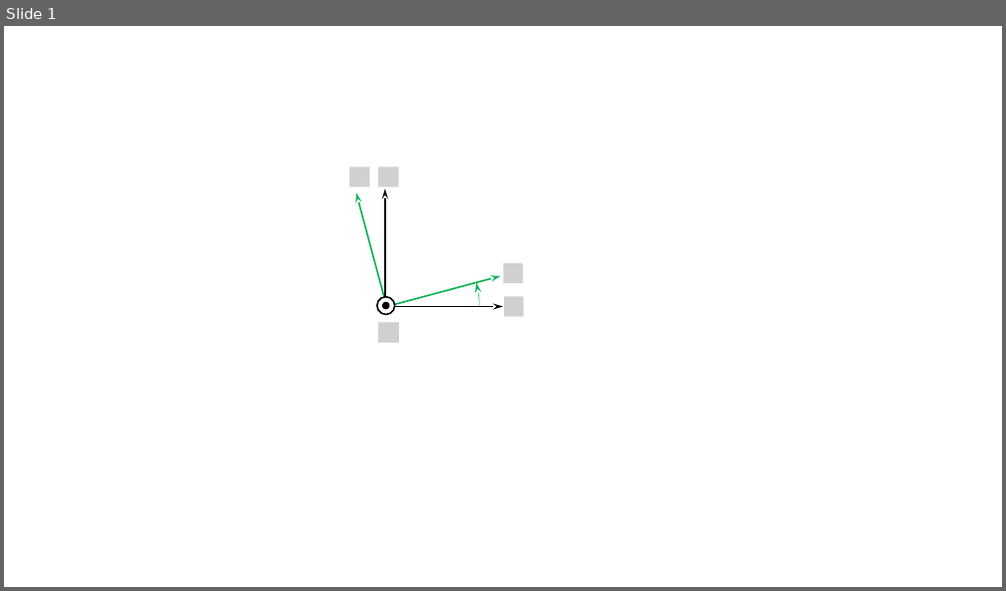
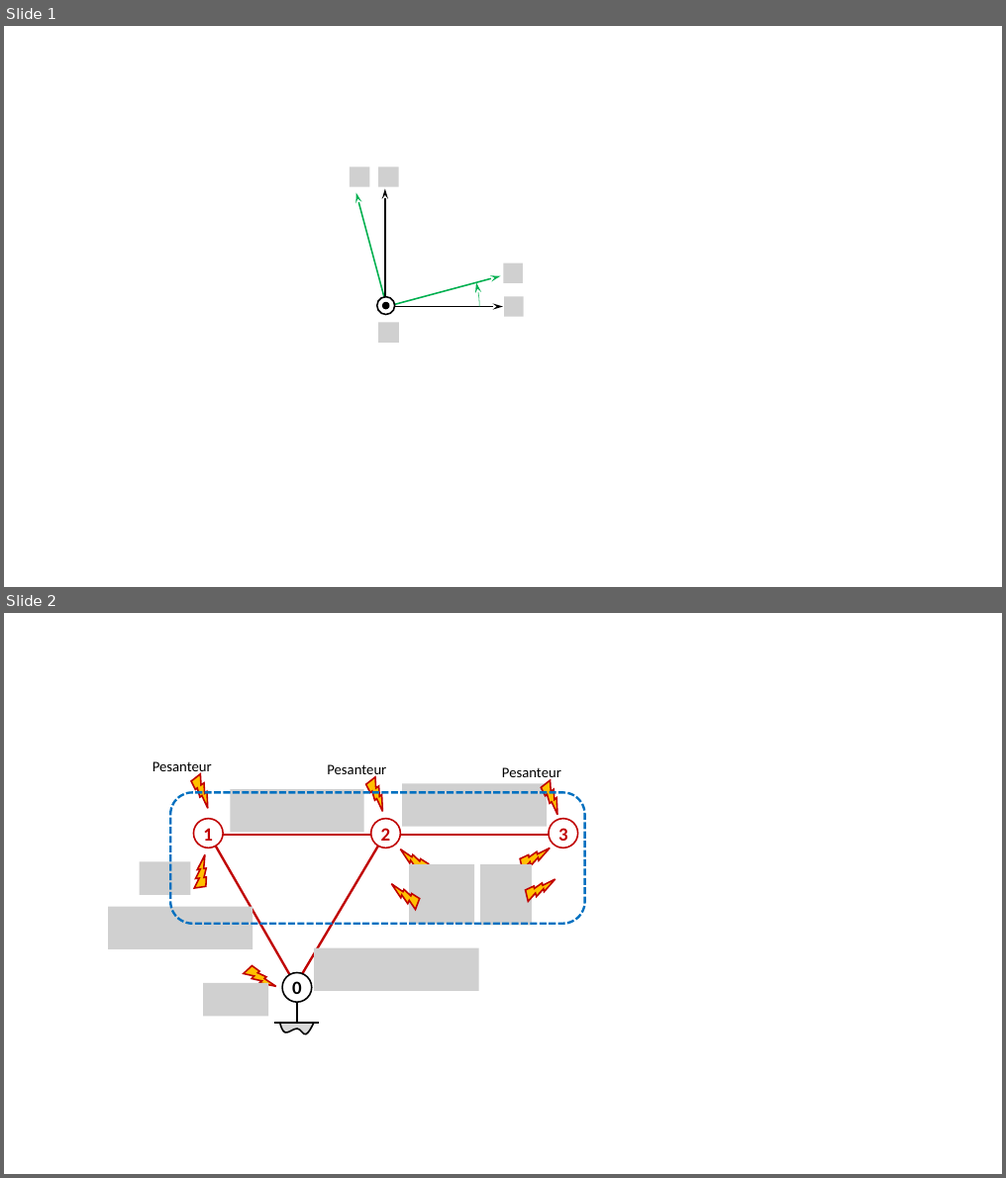
Before and after one commit to xpessoles/Sujets_Concours, a slide deck: 2006/CCMP/PSI_SI_Rugosimetre/images/Figures.pptx. Shown one above the other, each under a label of ours: slide 1 before the commit, slides 1 and 2 after it. The pictures are 1006x591 and 1006x1178 pixels, drawn with LibreOffice and Linux fonts; fonts in the diff are those of the drawing; grey boxes stand for pictures; background and template pictures are left out. Boxes give left, top, right and bottom in pixels: in the first picture for what was removed or moved away, otherwise in the second. Text is boxed around its words. In the diff, an @@ line names an element or a change of style, - is before the commit and + after.

```diff
--- a/2006/CCMP/PSI_SI_Rugosimetre/images/Figures.pptx
+++ b/2006/CCMP/PSI_SI_Rugosimetre/images/Figures.pptx
@@ slide 2 added at (4, 613, 1002, 1174), background #FFFFFF @@
@@ text added at (152, 761, 212, 776), 14 pt, text #000000 @@
+Pesanteur
@@ lightning bolt added at (183, 772, 220, 809), fill #FFC000, outline #C00000 1.5 pt @@
@@ picture added at (230, 789, 364, 833) @@
@@ text added at (327, 764, 386, 779), 14 pt, text #000000 @@
+Pesanteur
@@ lightning bolt added at (358, 775, 395, 812), fill #FFC000, outline #C00000 1.5 pt @@
@@ picture added at (402, 783, 547, 827) @@
@@ text added at (502, 767, 561, 782), 14 pt, text #000000 @@
+Pesanteur
@@ lightning bolt added at (533, 778, 569, 815), fill #FFC000, outline #C00000 1.5 pt @@
@@ rounded rectangle added at (170, 792, 584, 924), outline #0070C0 2.25 pt dashed @@
@@ ellipse added at (193, 819, 223, 848), fill #FFFFFF, outline #C00000 1.5 pt, 18 pt, text #C00000, bold @@
+1
@@ ellipse added at (371, 819, 400, 848), fill #FFFFFF, outline #C00000 1.5 pt, 18 pt, text #C00000, bold @@
+2
@@ ellipse added at (548, 819, 577, 848), fill #FFFFFF, outline #C00000 1.5 pt, 18 pt, text #C00000, bold @@
+3
@@ line added from (208, 833) to (297, 987), #C00000 2.25 pt @@
@@ line added from (208, 835) to (563, 835), #C00000 2.25 pt @@
@@ line added from (386, 833) to (295, 986), #C00000 2.25 pt @@
@@ lightning bolt added at (401, 848, 430, 876), fill #FFC000, outline #C00000 1.5 pt @@
@@ lightning bolt added at (518, 843, 549, 874), fill #FFC000, outline #C00000 1.5 pt @@
@@ picture added at (140, 862, 190, 895) @@
@@ lightning bolt added at (182, 855, 220, 892), fill #FFC000, outline #C00000 1.5 pt @@
@@ picture added at (409, 864, 474, 924) @@
@@ picture added at (480, 864, 531, 925) @@
@@ lightning bolt added at (524, 874, 555, 906), fill #FFC000, outline #C00000 1.5 pt @@
@@ picture added at (108, 906, 252, 950) @@
@@ lightning bolt added at (392, 882, 421, 911), fill #FFC000, outline #C00000 1.5 pt @@
@@ lightning bolt added at (242, 960, 275, 994), fill #FFC000, outline #C00000 1.5 pt @@
@@ picture added at (314, 949, 478, 991) @@
@@ picture added at (203, 983, 268, 1017) @@
@@ ellipse added at (282, 973, 312, 1002), fill #FFFFFF, outline #000000 1.5 pt, 18 pt, text #000000, bold @@
+0
@@ line added from (319, 1023) to (275, 1023), #000000 2.25 pt @@
@@ freeform shape added at (280, 1023, 314, 1035), fill #D9D9D9, outline #000000 1.5 pt @@
@@ line added from (297, 1023) to (297, 1002), #000000 2.25 pt @@
```
Also in this commit, not shown: 1 other file.
